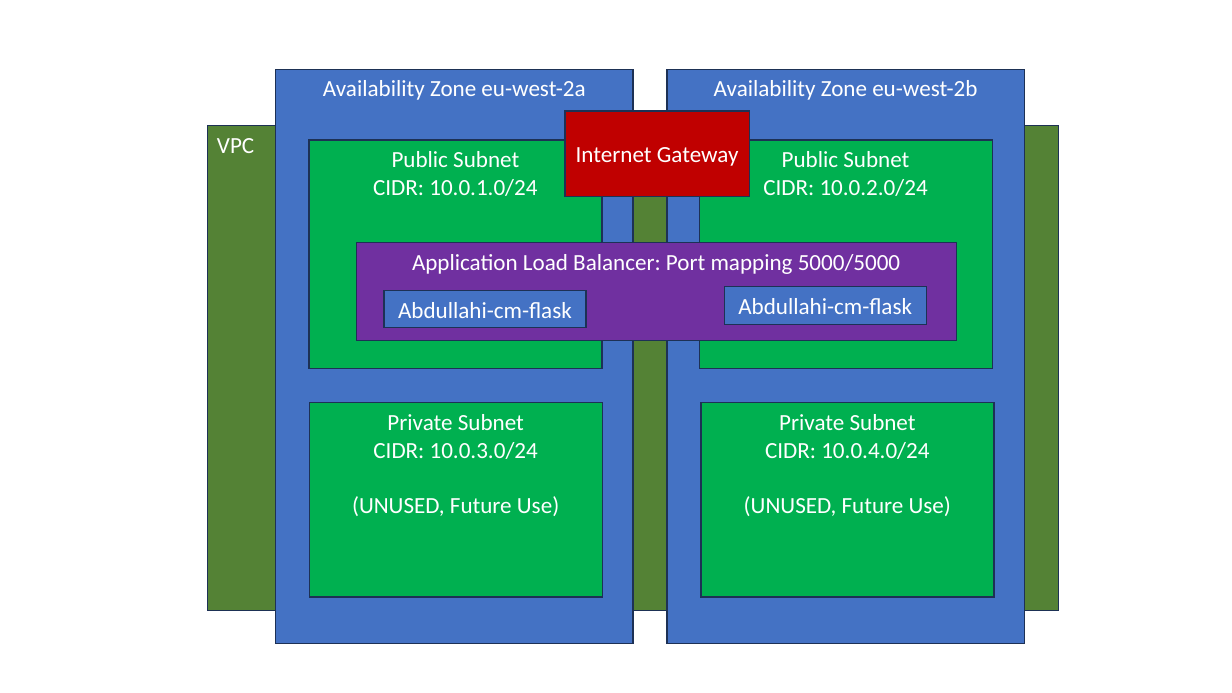
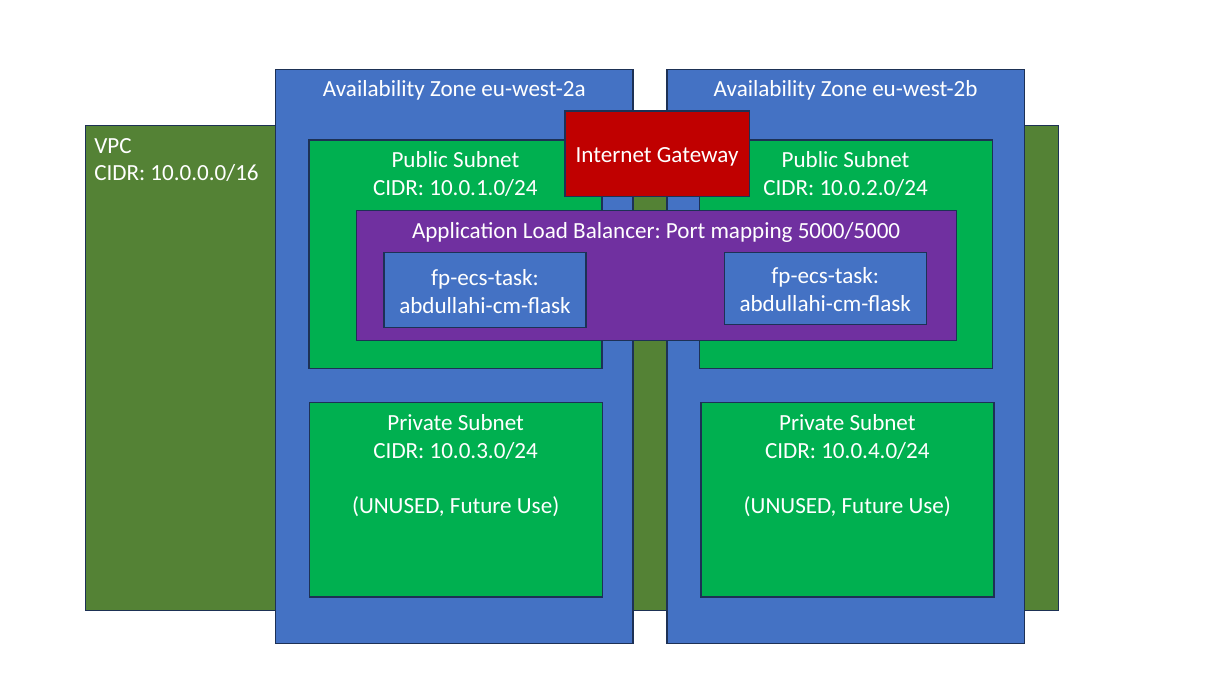
Before and after one commit to ommaxyl/Architecture, a slide deck: slide 1 of Architecture.pptx. Drawn at 1232x693 pixels with LibreOffice and Linux fonts; fonts in the diff are those of the drawing. Boxes give left, top, right and bottom in pixels: in the first picture for what was removed or moved away, otherwise in the second. Text is boxed around its words. In the diff, an @@ line names an element or a change of style, - is before the commit and + after.

```diff
--- a/Architecture.pptx
+++ b/Architecture.pptx
@@ rectangle "VPC": place and size @@
-rectangle "VPC" at [208,126,1058,611]
+rectangle "VPC" at [85,126,1058,611]
@@ text in rectangle at [94,164,258,181]: paragraph added @@
+CIDR: 10.0.0.0/16
@@ rectangle "Application Load Balancer: Port mapping ...": place and size @@
-rectangle "Application Load Balancer: Port mapping ..." at [357,242,957,340]
+rectangle "Application Load Balancer: Port mapping ..." at [357,211,957,341]
@@ rectangle "fp-ecs-task:": place and size @@
-rectangle "fp-ecs-task:" at [384,290,587,328]
+rectangle "fp-ecs-task:" at [384,252,587,327]
@@ text in rectangle at [399,269,570,313]: text changed @@
-Abdullahi-cm-flask
+fp-ecs-task:
+abdullahi-cm-flask
@@ rectangle "fp-ecs-task:": place and size @@
-rectangle "fp-ecs-task:" at [725,287,927,324]
+rectangle "fp-ecs-task:" at [725,252,927,324]
@@ text in rectangle at [740,267,911,311]: text changed @@
-Abdullahi-cm-flask
+fp-ecs-task:
+abdullahi-cm-flask
```
Also in this commit, not shown: 1 other file.
